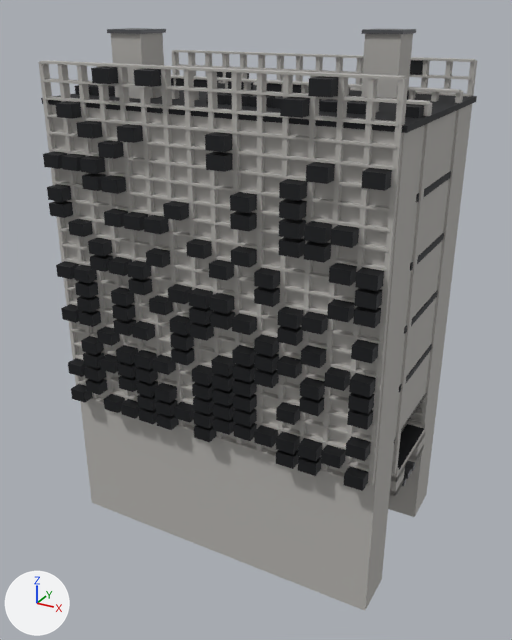
One commit to the FBX model Assets/_Project/04.Art/02.Models/Megastructure/SM_Mega_Citadel.fbx: the scene before it, then after it.
Both versions are drawn from a 50 mm lens placed at (119.0, -219.0, 179.0), pointed at (0.0, -4.0, 71.0). The lights are fixed; the arrows at lower left show +X, +Y and +Z. The first picture is the older version. Where no turn or scale is listed for an object, it has been applied to the vertices. Vertices at exactly the same position are counted once.

Names of what the first picture shows: 'SM_Mega_Citadel'.
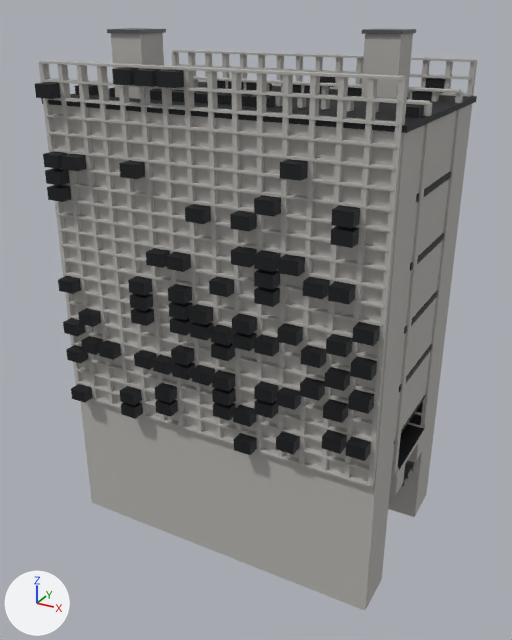
The change, as a diff of the scene's bpy script:
```diff
--- a/Assets/_Project/04.Art/02.Models/Megastructure/SM_Mega_Citadel.fbx.py
+++ b/Assets/_Project/04.Art/02.Models/Megastructure/SM_Mega_Citadel.fbx.py
@@ me_sm_mega_citadel @@
 # used by ob_sm_mega_citadel; location = (0.0, 0.0, 0.0)
-me_sm_mega_citadel.from_pydata(...)  # 12348 vertices, 9282 faces; spans x -63.0..63.0, y -43.0..43.0, z -14.0..173.0
+me_sm_mega_citadel.from_pydata(...)  # 10836 vertices, 8142 faces; spans x -63.0..63.0, y -43.0..43.0, z -14.0..173.0
+# me_sm_mega_citadel part 1: the loose piece of 8 vertices spanning x 37.0..44.0, y -43.0..-36.0, z 41.0..45.0 is moved by (2.0, 20.0, -2.0)
+# me_sm_mega_citadel part 2: 661 loose pieces with 5288 vertices, spanning x -61.0..61.0, y -43.0..43.0, z 22.0..163.0, are deleted
+# me_sm_mega_citadel part 3: 36 vertices removed from x -63.0..63.0, y -24.0..24.0, z 22.0..172.0; 3788 vertices added at x -63.0..63.0, y -43.0..43.0, z 22.0..173.0
+# other edits to the shape of me_sm_mega_citadel do not show in these pictures
 me_sm_mega_citadel.materials.append(mat_m_mega_concrete)
```

Pixel boxes (x1, y1, x2, y2) of what changed, in the pictures (512 x 640 px; the box of a moved part takes in the faces that stretch with it):
'SM_Mega_Citadel', reshaped: before (39, 28, 477, 611); after (35, 28, 477, 611)
part 1 of me_sm_mega_citadel, moved or reshaped (not visible afterwards): before (298, 457, 322, 476)
part 2 of me_sm_mega_citadel, deleted: before (49, 60, 423, 491)
part 3 of me_sm_mega_citadel, built on: before (111, 33, 425, 496); after (35, 33, 445, 496)
